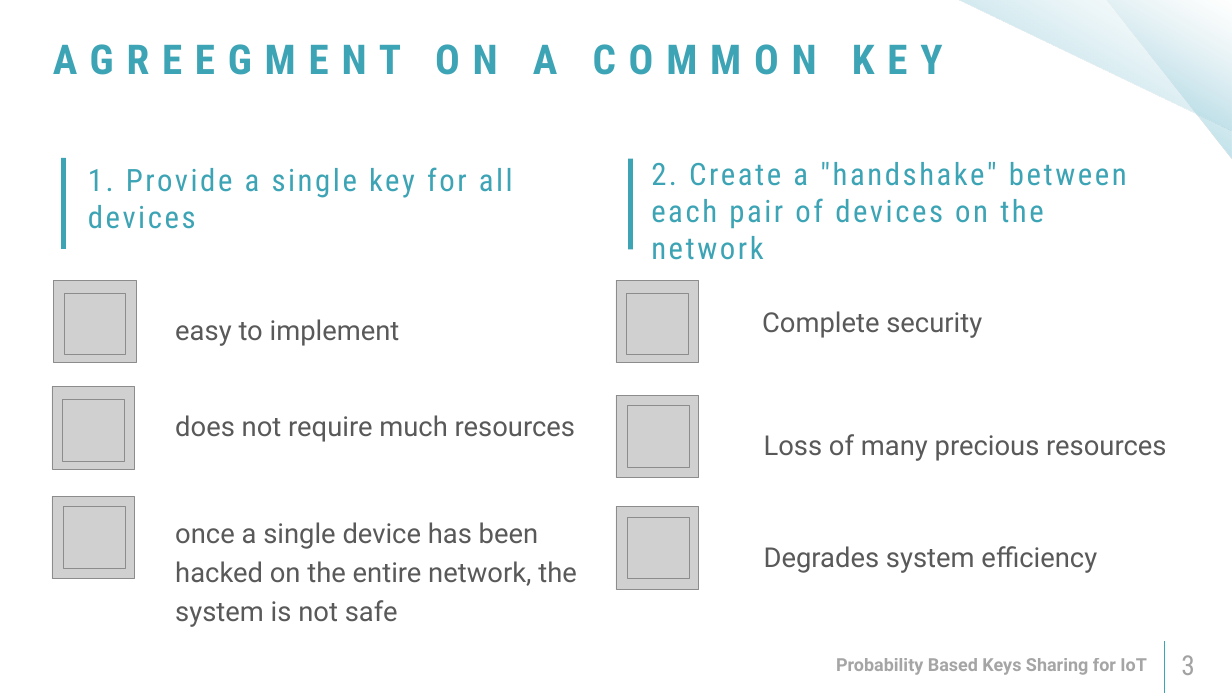
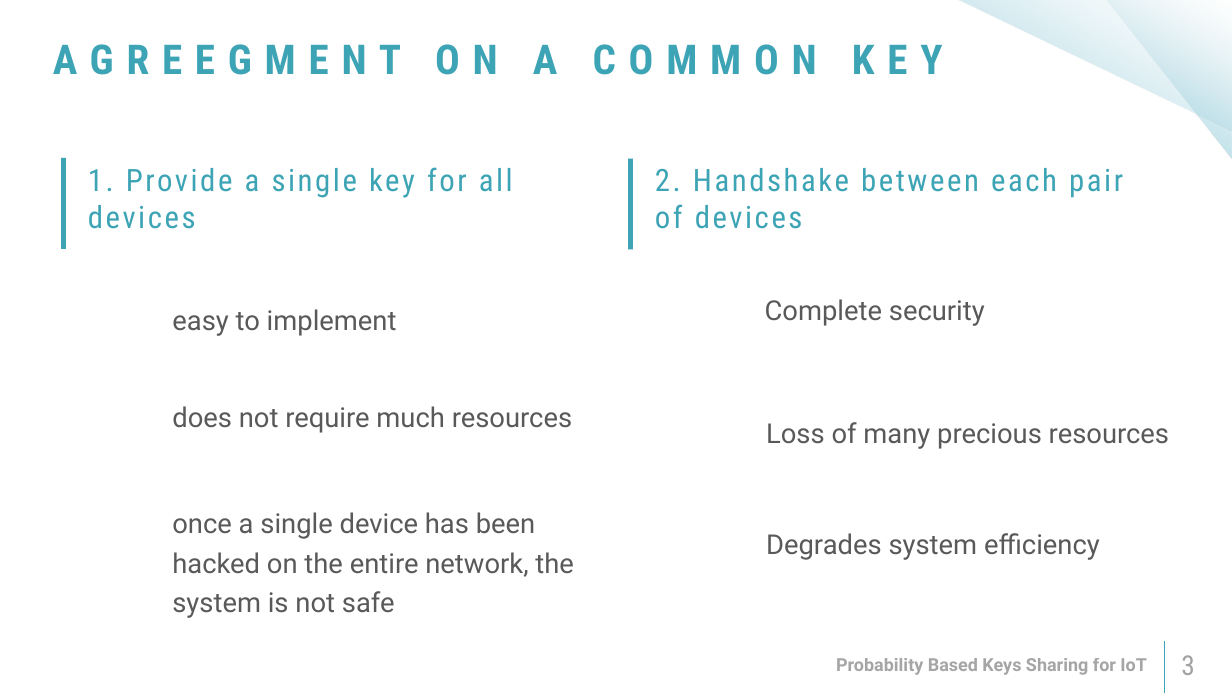
Before and after one commit to reutnagar/distributed-RSA-for-IoT, a slide deck: slide 3 of Docs/Submission/מצגת פרויקט גמר.pptx. Drawn at 1232x693 pixels with LibreOffice and Linux fonts; fonts in the diff are those of the drawing; grey boxes stand for pictures; background and template pictures are left out. Boxes give left, top, right and bottom in pixels: in the first picture for what was removed or moved away, otherwise in the second. Text is boxed around its words. In the diff, an @@ line names an element or a change of style, - is before the commit and + after.

```diff
--- a/Docs/Submission/מצגת פרויקט גמר.pptx
+++ b/Docs/Submission/מצגת פרויקט גמר.pptx
@@ text at [655,168,1123,229]: text changed @@
-2. Create a "handshake" between each pair of devices on the network
+2. Handshake between each pair of devices
@@ picture removed at [54,280,136,363] @@
@@ picture removed at [64,293,126,355] @@
@@ picture removed at [616,280,699,363] @@
@@ picture removed at [626,293,688,355] @@
@@ text added at [765,299,985,326], 32 pt, text #595959 @@
+Complete security
@@ text added at [172,309,397,336], 32 pt, text #595959 @@
+easy to implement
@@ text removed at [175,319,400,346] @@
-easy to implement
@@ text removed at [762,311,982,338] @@
-Complete security
@@ picture removed at [52,387,134,469] @@
@@ picture removed at [62,400,124,461] @@
@@ text added at [172,406,572,433], 32 pt, text #595959 @@
+does not require much resources
@@ text removed at [175,415,575,442] @@
-does not require much resources
@@ picture removed at [616,395,699,478] @@
@@ picture removed at [628,406,689,468] @@
@@ text removed at [764,434,1166,461] @@
-Loss of many precious resources
@@ text added at [766,422,1169,449], 32 pt, text #595959 @@
+Loss of many precious resources
@@ picture removed at [52,496,134,578] @@
@@ picture removed at [63,507,125,569] @@
@@ picture removed at [616,507,699,590] @@
@@ text added at [172,512,574,618], 32 pt, text #595959 @@
+once a single device has been hacked on the entire network, the system is not safe
@@ text removed at [175,522,577,627] @@
-once a single device has been hacked on the entire network, the system is not safe
@@ picture removed at [628,517,689,579] @@
@@ text added at [766,533,1100,560], 32 pt, text #595959 @@
+Degrades system efficiency
@@ text removed at [764,546,1097,573] @@
-Degrades system efficiency
```
Also in this commit, not shown: 14 other slides changed, 1 slide added, 115 slides removed, 6 other files.
